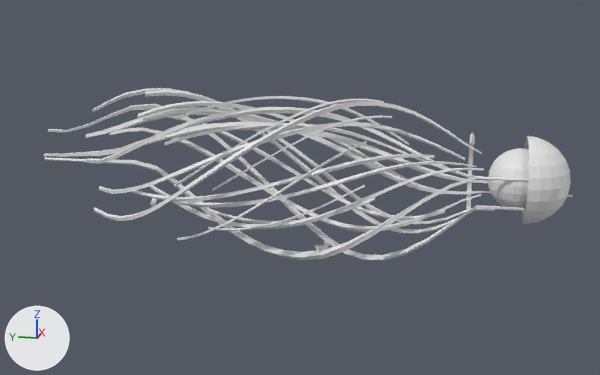
Renders of the OBJ model Assets/Models/UpperArm/bras_0000.obj from each side of a commit.
One viewpoint serves both versions: a 50 mm lens placed at (-1.286, -0.269, 0.292), pointed at (0.005, -0.011, -0.03). Arrows for +X, +Y and +Z are at lower left; the lights stay in place. Where no turn or scale is listed for an object, it has been applied to the vertices. Vertices at the same position are counted once.

Objects in the first picture: 'bras_0000'.
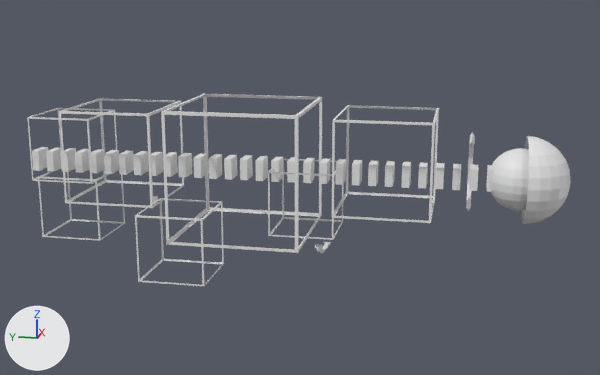
Boxes [x1, y1, x2, y2] around the edits, measured in the pictures (600 x 375 px):
'bras_0000', reshaped (11% taller): before [44, 88, 573, 261]; after [27, 94, 571, 286]
part 1 of me_bras_0000, added: after [486, 165, 493, 192]
part 2 of me_bras_0000, added: after [469, 164, 478, 191]
part 3 of me_bras_0000, added: after [452, 164, 461, 190]
part 4 of me_bras_0000, added: after [435, 163, 445, 189]
part 5 of me_bras_0000, added: after [418, 162, 428, 189]
part 6 of me_bras_0000, added: after [401, 162, 411, 188]
part 7 of me_bras_0000, added: after [385, 161, 395, 187]
part 8 of me_bras_0000, added: after [368, 160, 379, 186]
part 9 of me_bras_0000, added: after [352, 160, 362, 186]
part 10 of me_bras_0000, added: after [335, 159, 346, 185]
part 11 of me_bras_0000, added: after [319, 158, 330, 184]
part 12 of me_bras_0000, added: after [303, 158, 315, 183]
part 13 of me_bras_0000, added: after [287, 157, 295, 183]
part 14 of me_bras_0000, added: after [271, 157, 283, 182]
part 15 of me_bras_0000, added: after [255, 156, 268, 181]
part 16 of me_bras_0000, added: after [240, 155, 253, 180]
part 17 of me_bras_0000, added: after [224, 155, 237, 180]
part 18 of me_bras_0000, added: after [209, 154, 222, 179]
part 19 of me_bras_0000, added: after [193, 153, 207, 178]
part 20 of me_bras_0000, added: after [178, 153, 193, 177]
part 21 of me_bras_0000, added: after [166, 152, 178, 177]
part 22 of me_bras_0000, added: after [148, 152, 163, 176]
part 23 of me_bras_0000, added: after [133, 151, 149, 175]
part 24 of me_bras_0000, added: after [118, 150, 134, 175]

Patch to the scene script:
```diff
--- a/Assets/Models/UpperArm/bras_0000.obj.py
+++ b/Assets/Models/UpperArm/bras_0000.obj.py
@@ me_bras_0000 @@
-me_bras_0000.from_pydata(...)  # 2687 vertices, 2743 faces; spans x -0.131..0.162, y -0.437..0.461, z -0.152..0.121
+me_bras_0000.from_pydata(...)  # 1003 vertices, 904 faces; spans x -0.155..0.105, y -0.431..0.447, z -0.151..0.105
+# me_bras_0000 part 1: a new loose piece, a box spanning x -0.017..0.017, y -0.319..-0.307, z -0.017..0.017
+# me_bras_0000 part 2: a new loose piece, a box spanning x -0.017..0.017, y -0.293..-0.281, z -0.017..0.017
+# me_bras_0000 part 3: a new loose piece, a box spanning x -0.017..0.017, y -0.267..-0.255, z -0.017..0.017
+# me_bras_0000 part 4: a new loose piece, a box spanning x -0.017..0.017, y -0.241..-0.229, z -0.017..0.017
+# me_bras_0000 part 5: a new loose piece, a box spanning x -0.017..0.017, y -0.215..-0.203, z -0.017..0.017
+# me_bras_0000 part 6: a new loose piece, a box spanning x -0.017..0.017, y -0.189..-0.177, z -0.017..0.017
+# me_bras_0000 part 7: a new loose piece, a box spanning x -0.017..0.017, y -0.163..-0.151, z -0.017..0.017
+# me_bras_0000 part 8: a new loose piece, a box spanning x -0.017..0.017, y -0.137..-0.125, z -0.017..0.017
+# me_bras_0000 part 9: a new loose piece, a box spanning x -0.017..0.017, y -0.111..-0.099, z -0.017..0.017
+# me_bras_0000 part 10: a new loose piece, a box spanning x -0.017..0.017, y -0.085..-0.073, z -0.017..0.017
+# me_bras_0000 part 11: a new loose piece, a box spanning x -0.017..0.017, y -0.059..-0.047, z -0.017..0.017
+# me_bras_0000 part 12: a new loose piece, a box spanning x -0.017..0.017, y -0.033..-0.021, z -0.017..0.017
+# me_bras_0000 part 13: a new loose piece, a box spanning x -0.017..0.017, y -0.007..0.005, z -0.017..0.017
+# me_bras_0000 part 14: a new loose piece, a box spanning x -0.017..0.017, y 0.019..0.031, z -0.017..0.017
+# me_bras_0000 part 15: a new loose piece, a box spanning x -0.017..0.017, y 0.045..0.057, z -0.017..0.017
+# me_bras_0000 part 16: a new loose piece, a box spanning x -0.017..0.017, y 0.071..0.083, z -0.017..0.017
+# me_bras_0000 part 17: a new loose piece, a box spanning x -0.017..0.017, y 0.097..0.109, z -0.017..0.017
+# me_bras_0000 part 18: a new loose piece, a box spanning x -0.017..0.017, y 0.123..0.135, z -0.017..0.017
+# me_bras_0000 part 19: a new loose piece, a box spanning x -0.017..0.017, y 0.149..0.161, z -0.017..0.017
+# me_bras_0000 part 20: a new loose piece, a box spanning x -0.017..0.017, y 0.175..0.187, z -0.017..0.017
+# me_bras_0000 part 21: a new loose piece, a box spanning x -0.017..0.017, y 0.201..0.213, z -0.017..0.017
+# me_bras_0000 part 22: a new loose piece, a box spanning x -0.017..0.017, y 0.227..0.239, z -0.017..0.017
+# me_bras_0000 part 23: a new loose piece, a box spanning x -0.017..0.017, y 0.253..0.265, z -0.017..0.017
+# me_bras_0000 part 24: a new loose piece, a box spanning x -0.017..0.017, y 0.279..0.291, z -0.017..0.017
+# me_bras_0000 part 25: a new loose piece, a box spanning x -0.017..0.017, y 0.305..0.317, z -0.017..0.017
+# me_bras_0000 part 26: a new loose piece, a box spanning x -0.017..0.017, y 0.331..0.343, z -0.017..0.017
+# me_bras_0000 part 27: a new loose piece, a box spanning x -0.017..0.017, y 0.357..0.369, z -0.017..0.017
+# me_bras_0000 part 28: a new loose piece, a box spanning x -0.017..0.017, y 0.383..0.395, z -0.017..0.017
+# me_bras_0000 part 29: a new loose piece, a box spanning x -0.017..0.017, y 0.409..0.421, z -0.017..0.017
+# me_bras_0000 part 30: a new loose piece of 32 vertices spanning x -0.04..0.065, y 0.322..0.427, z -0.127..-0.022
+# me_bras_0000 part 31: a new loose piece of 32 vertices spanning x -0.044..0.061, y -0.075..0.03, z -0.1..0.005
+# me_bras_0000 part 32: a new loose piece of 32 vertices spanning x -0.07..0.035, y 0.315..0.42, z -0.022..0.083
+# me_bras_0000 part 33: a new loose piece of 32 vertices spanning x -0.062..0.093, y 0.217..0.369, z -0.059..0.093
+# me_bras_0000 part 34: a new loose piece of 32 vertices spanning x -0.062..0.093, y -0.226..-0.075, z -0.059..0.093
+# me_bras_0000 part 35: a new loose piece of 32 vertices spanning x -0.155..-0.05, y 0.104..0.209, z -0.151..-0.046
+# me_bras_0000 part 36: a new loose piece of 32 vertices spanning x -0.105..0.105, y -0.03..0.18, z -0.105..0.105
+# me_bras_0000 part 37: 9 loose pieces with 882 vertices, spanning x -0.129..0.089, y -0.29..0.277, z -0.111..0.121, are deleted
+# me_bras_0000 part 38: 1274 vertices removed from x -0.131..0.162, y -0.437..0.461, z -0.152..0.119; 8 vertices added at x -0.017..0.017, y 0.435..0.447, z -0.017..0.017
```
